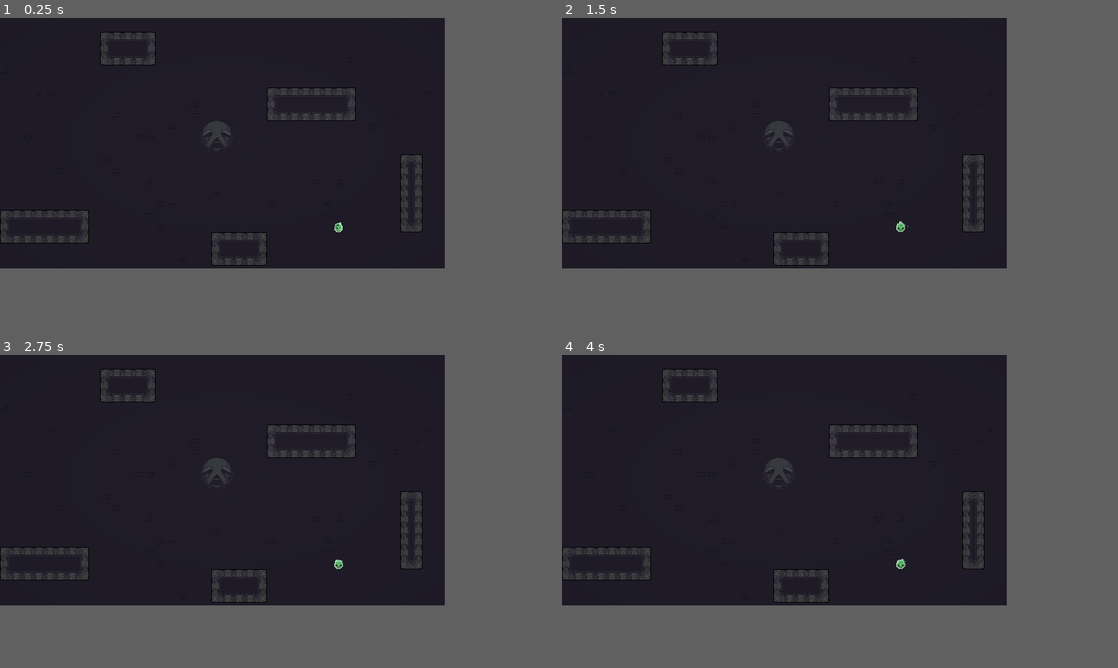
Above: before the commit, frames 1-4 (two rows, left to right).
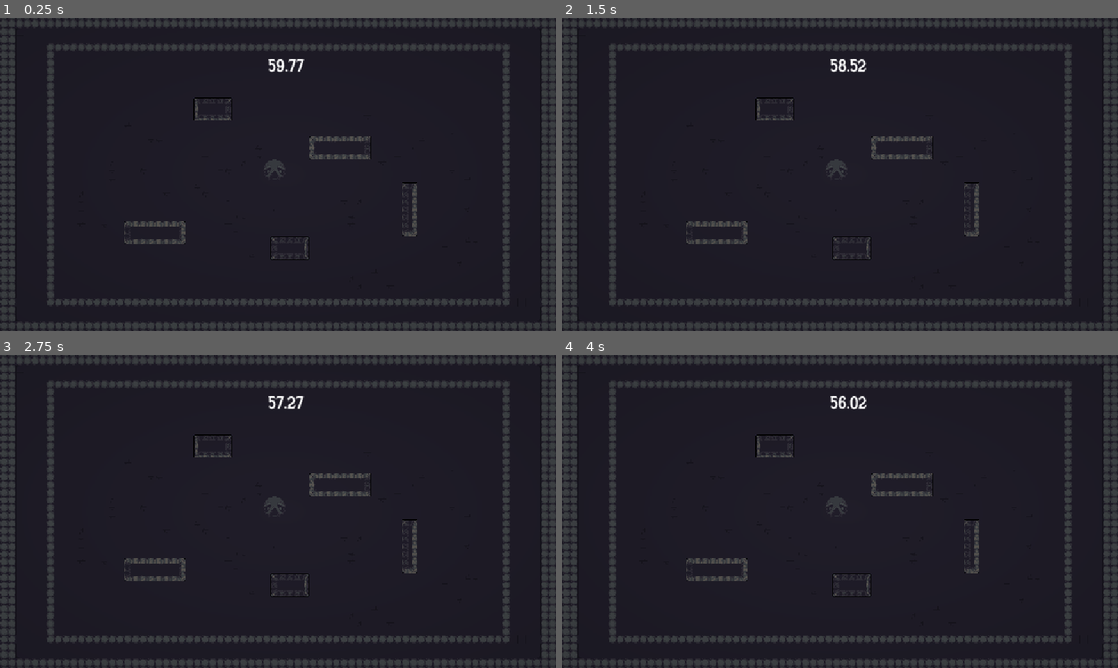
Above: after the commit, the same moments.

Repository: reniby/catfight
Game: Godot game, scene res://scenes/catfight.tscn
Same seed, same stepped clock (60 frames per second), same inputs: the game is played once before the commit and once after it. This scene is started directly instead of the project's main scene.
Inputs:
- Up to frame 1 (0.25 s): no input
- Up to frame 2 (1.5 s): tap Enter (dash_p4) at 0.5 s; hold Right (right_p1) 0.53-1.28 s; tap Shift (dash_p1) at 0.6 s; hold Down (down_p1) from 1.28 s (still down); tap Space (dash_p2) at 1.35 s
- Up to frame 3 (2.75 s): release Down (down_p1) at 2.03 s; hold Right (right_p1) from 2.03 s (still down); tap Ctrl (dash_p3) at 2.1 s
- Up to frame 4 (4 s): release Right (right_p1) at 2.78 s; hold Up (up_p1) 2.78-3.53 s; tap Enter (dash_p4) at 2.85 s; hold Left (left_p1) from 3.53 s (still down); tap G (down_p2) at 3.6 s
The window is 640x360 before the commit and 800x450 after it. Grey fills any space a smaller window leaves; there, only what the larger window draws over its background counts as a difference.

The runs differ from the first frame. In frame 1, 12% of the frame differs, in the area x 0-100%, y 0-100%; in frame 2, 12%; in frame 3, 12%; in frame 4, 12%.

Commit message:
update anims

Diff:
--- a/project.godot
+++ b/project.godot
@@ -21,8 +21,6 @@
 
 [display]
 
-window/size/viewport_width=640
-window/size/viewport_height=360
 window/stretch/mode="canvas_items"
 
 [gui]
--- a/scenes/catfight.tscn
+++ b/scenes/catfight.tscn
@@ -6,7 +6,6 @@
 [ext_resource type="Texture2D" uid="uid://foqgeyaiklu3" path="res://assets/floor.png" id="4_qth0n"]
 [ext_resource type="Texture2D" uid="uid://buaetky45hxls" path="res://assets/tile_proto.png" id="5_iimfw"]
 [ext_resource type="Texture2D" uid="uid://bj3llpwnetq6t" path="res://assets/tile_spawnpoint.png" id="6_5htqm"]
-[ext_resource type="Script" path="res://scripts/timer.gd" id="7_o0l6i"]
 [ext_resource type="Script" uid="uid://bxmk0hcf2ra47" path="res://scripts/timer.gd" id="7_o0l6i"]
 
 [sub_resource type="TileSetAtlasSource" id="TileSetAtlasSource_kjaxb"]
--- a/scenes/pickup.tscn
+++ b/scenes/pickup.tscn
@@ -1,38 +1,128 @@
-[gd_scene load_steps=8 format=3 uid="uid://cowem0i0pp2jf"]
+[gd_scene load_steps=21 format=3 uid="uid://cowem0i0pp2jf"]
 
 [ext_resource type="Script" uid="uid://doo2ym4432gsg" path="res://scripts/coin.gd" id="1_7cqbe"]
+[ext_resource type="Texture2D" uid="uid://bg5xfdels2j5e" path="res://brackeys_platformer_assets 2/sprites/coin.png" id="2_7cqbe"]
 [ext_resource type="Texture2D" uid="uid://bxxtm2bgl27te" path="res://assets/collectible-spirit.png" id="2_gyxxy"]
 
 [sub_resource type="RectangleShape2D" id="RectangleShape2D_1b022"]
 size = Vector2(40.25, 39.6875)
 
-[sub_resource type="AtlasTexture" id="AtlasTexture_7cqbe"]
+[sub_resource type="AtlasTexture" id="AtlasTexture_gyxxy"]
+atlas = ExtResource("2_7cqbe")
+region = Rect2(0, 0, 16, 16)
+
+[sub_resource type="AtlasTexture" id="AtlasTexture_4m06l"]
+atlas = ExtResource("2_7cqbe")
+region = Rect2(16, 0, 16, 16)
+
+[sub_resource type="AtlasTexture" id="AtlasTexture_hqyie"]
+atlas = ExtResource("2_7cqbe")
+region = Rect2(32, 0, 16, 16)
+
+[sub_resource type="AtlasTexture" id="AtlasTexture_t0qhb"]
+atlas = ExtResource("2_7cqbe")
+region = Rect2(48, 0, 16, 16)
+
+[sub_resource type="AtlasTexture" id="AtlasTexture_mj4kx"]
+atlas = ExtResource("2_7cqbe")
+region = Rect2(64, 0, 16, 16)
+
+[sub_resource type="AtlasTexture" id="AtlasTexture_ror3w"]
+atlas = ExtResource("2_7cqbe")
+region = Rect2(80, 0, 16, 16)
+
+[sub_resource type="AtlasTexture" id="AtlasTexture_hlv8s"]
+atlas = ExtResource("2_7cqbe")
+region = Rect2(96, 0, 16, 16)
+
+[sub_resource type="AtlasTexture" id="AtlasTexture_j61ql"]
+atlas = ExtResource("2_7cqbe")
+region = Rect2(112, 0, 16, 16)
+
+[sub_resource type="AtlasTexture" id="AtlasTexture_ldxf2"]
+atlas = ExtResource("2_7cqbe")
+region = Rect2(128, 0, 16, 16)
+
+[sub_resource type="AtlasTexture" id="AtlasTexture_l626g"]
+atlas = ExtResource("2_7cqbe")
+region = Rect2(144, 0, 16, 16)
+
+[sub_resource type="AtlasTexture" id="AtlasTexture_y1d6s"]
+atlas = ExtResource("2_7cqbe")
+region = Rect2(160, 0, 16, 16)
+
+[sub_resource type="AtlasTexture" id="AtlasTexture_bn2m8"]
+atlas = ExtResource("2_7cqbe")
+region = Rect2(176, 0, 16, 16)
+
+[sub_resource type="AtlasTexture" id="AtlasTexture_7nfjh"]
 atlas = ExtResource("2_gyxxy")
 region = Rect2(0, 0, 22, 22)
 
-[sub_resource type="AtlasTexture" id="AtlasTexture_gyxxy"]
+[sub_resource type="AtlasTexture" id="AtlasTexture_qp7l3"]
 atlas = ExtResource("2_gyxxy")
 region = Rect2(22, 0, 22, 22)
 
-[sub_resource type="AtlasTexture" id="AtlasTexture_4m06l"]
+[sub_resource type="AtlasTexture" id="AtlasTexture_da7yp"]
 atlas = ExtResource("2_gyxxy")
 region = Rect2(44, 0, 22, 22)
 
-[sub_resource type="SpriteFrames" id="SpriteFrames_0vmkb"]
+[sub_resource type="SpriteFrames" id="SpriteFrames_j0obd"]
 animations = [{
 "frames": [{
-"duration": 1.0,
-"texture": SubResource("AtlasTexture_7cqbe")
-}, {
 "duration": 1.0,
 "texture": SubResource("AtlasTexture_gyxxy")
 }, {
 "duration": 1.0,
 "texture": SubResource("AtlasTexture_4m06l")
+}, {
+"duration": 1.0,
+"texture": SubResource("AtlasTexture_hqyie")
+}, {
+"duration": 1.0,
+"texture": SubResource("AtlasTexture_t0qhb")
+}, {
+"duration": 1.0,
+"texture": SubResource("AtlasTexture_mj4kx")
+}, {
+"duration": 1.0,
+"texture": SubResource("AtlasTexture_ror3w")
+}, {
+"duration": 1.0,
+"texture": SubResource("AtlasTexture_hlv8s")
+}, {
+"duration": 1.0,
+"texture": SubResource("AtlasTexture_j61ql")
+}, {
+"duration": 1.0,
+"texture": SubResource("AtlasTexture_ldxf2")
+}, {
+"duration": 1.0,
+"texture": SubResource("AtlasTexture_l626g")
+}, {
+"duration": 1.0,
+"texture": SubResource("AtlasTexture_y1d6s")
+}, {
+"duration": 1.0,
+"texture": SubResource("AtlasTexture_bn2m8")
 }],
 "loop": true,
-"name": &"default",
-"speed": 8.0
+"name": &"Coin",
+"speed": 5.0
+}, {
+"frames": [{
+"duration": 1.0,
+"texture": SubResource("AtlasTexture_7nfjh")
+}, {
+"duration": 1.0,
+"texture": SubResource("AtlasTexture_qp7l3")
+}, {
+"duration": 1.0,
+"texture": SubResource("AtlasTexture_da7yp")
+}],
+"loop": true,
+"name": &"Ghost",
+"speed": 5.0
 }]
 
 [node name="Pickup" type="Node2D"]
@@ -47,12 +137,6 @@
 initial_velocity_max = 14.0
 color = Color(0.713726, 0.909804, 0.74902, 1)
 
-[node name="Sprite2D" type="AnimatedSprite2D" parent="."]
-texture_filter = 1
-sprite_frames = SubResource("SpriteFrames_0vmkb")
-autoplay = "default"
-frame_progress = 0.0799927
-
 [node name="Area2D" type="Area2D" parent="."]
 collision_layer = 4
 collision_mask = 4
@@ -64,20 +148,10 @@
 [node name="PickupTimer" type="Timer" parent="."]
 one_shot = true
 
-[node name="Sprites" type="Node2D" parent="."]
-
-[node name="CoinSprite" type="AnimatedSprite2D" parent="Sprites"]
-visible = false
-sprite_frames = SubResource("SpriteFrames_0vmkb")
-autoplay = "default"
-frame_progress = 0.0799927
-
-[node name="SpeedSprite" type="AnimatedSprite2D" parent="Sprites"]
-visible = false
-rotation = 3.14159
-sprite_frames = SubResource("SpriteFrames_0vmkb")
-autoplay = "default"
-frame_progress = 0.0799927
+[node name="Sprite" type="AnimatedSprite2D" parent="."]
+sprite_frames = SubResource("SpriteFrames_j0obd")
+animation = &"Ghost"
+autoplay = "Ghost"
 
 [connection signal="body_entered" from="Area2D" to="." method="_on_area_2d_body_entered"]
 [connection signal="timeout" from="PickupTimer" to="." method="_on_coin_timer_timeout"]
--- a/scripts/catfight.gd
+++ b/scripts/catfight.gd
@@ -14,8 +14,11 @@
 
 func _ready():
 	var child = pickup_scene.instantiate()
-	child.pickup_type = "Speed"
-	add_child(child)
+
+	# Add Speed-up Pickup
+	#child.pickup_type = "Speed"
+	#add_child(child)
+
 	for i in range(Globals.numPlayers-1):
 		child = pickup_scene.instantiate()
 		child.pickup_type = "Coin"
--- a/scripts/coin.gd
+++ b/scripts/coin.gd
@@ -5,11 +5,9 @@
 var rng = RandomNumberGenerator.new()
 
 @onready var area: Area2D = $Area2D
-@onready var sprite: AnimatedSprite2D
 @onready var particles: CPUParticles2D = $AmbientParticles
 
-@onready var coin_sprite: AnimatedSprite2D = $Sprites/CoinSprite
-@onready var speed_sprite: AnimatedSprite2D = $Sprites/SpeedSprite
+@onready var sprite: AnimatedSprite2D = $Sprite
 @onready var pickup_timer: Timer = $PickupTimer
 @onready var pickup_behavior: Callable
 
@@ -17,14 +15,13 @@
 
 func _ready() -> void:
 	if pickup_type == "Coin":
-		sprite = coin_sprite
+		sprite.play("Ghost")
 		pickup_timer.wait_time = 1
 		pickup_behavior = Callable(self, "coin_behavior")
 	elif pickup_type == "Speed":
-		sprite = speed_sprite
+		sprite.play("Coin")
 		pickup_timer.wait_time = 5
 		pickup_behavior = Callable(self, "speed_behavior")
-	sprite.visible = true
 	choose_location()
 
 func _physics_process(_delta: float) -> void:
